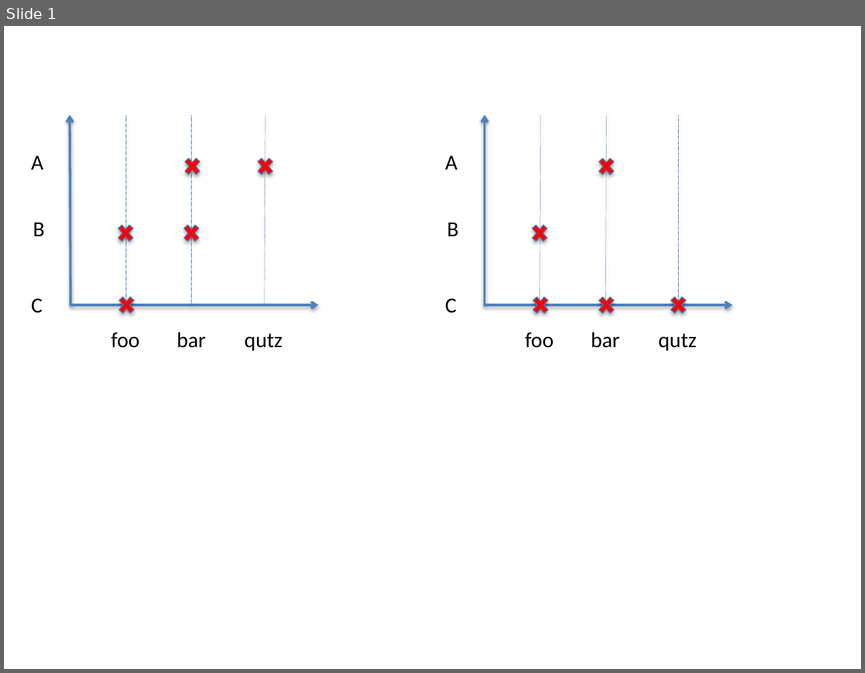
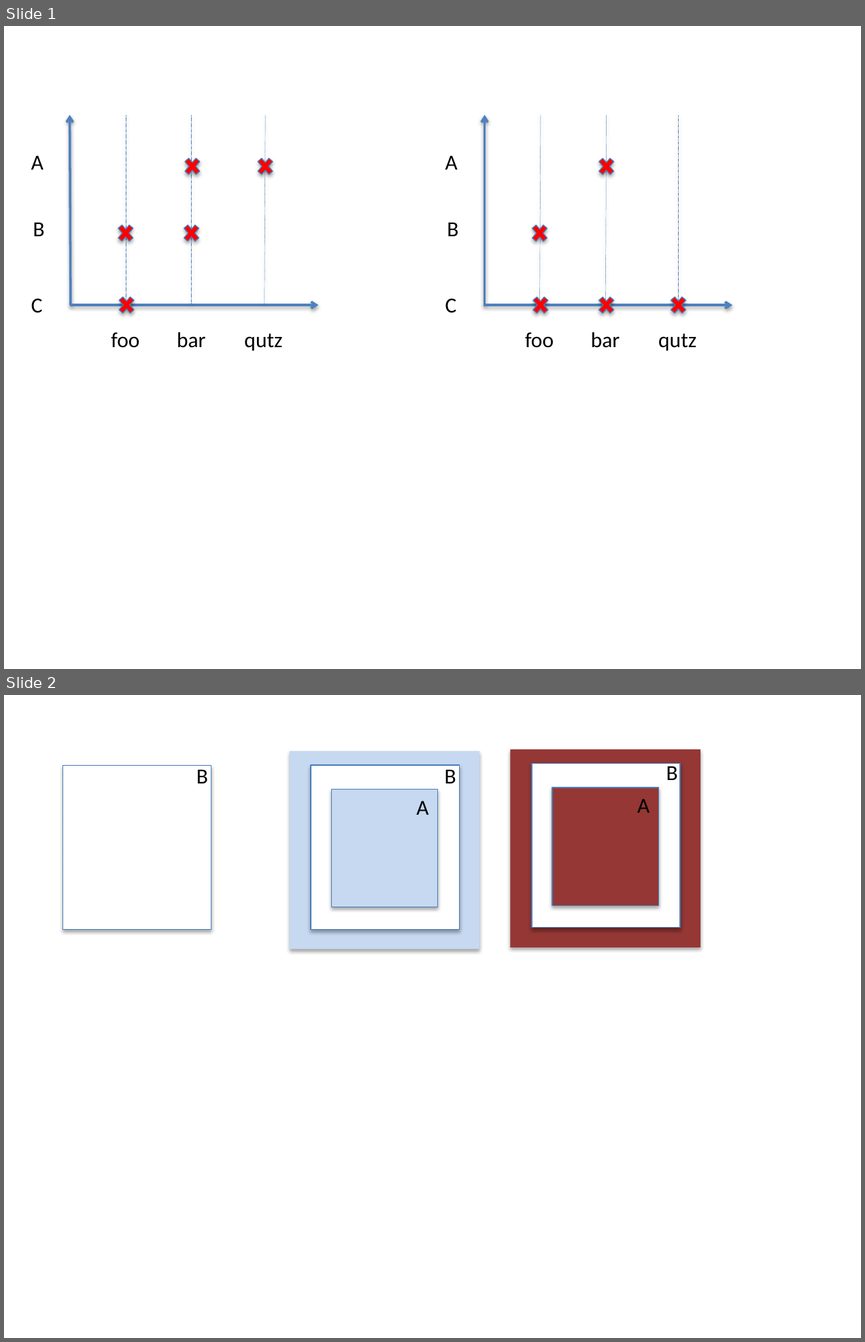
Before and after one commit to stephanenicolas/boundbox, a slide deck: assets/inheritance-flatening-schema.pptx. Shown one above the other, each under a label of ours: slide 1 before the commit, slides 1 and 2 after it. The pictures are 865x673 and 865x1342 pixels, drawn with LibreOffice and Linux fonts; fonts in the diff are those of the drawing. Boxes give left, top, right and bottom in pixels: in the first picture for what was removed or moved away, otherwise in the second. Text is boxed around its words. In the diff, an @@ line names an element or a change of style, - is before the commit and + after.

```diff
--- a/assets/inheritance-flatening-schema.pptx
+++ b/assets/inheritance-flatening-schema.pptx
@@ slide 2 added at <box>4,695,861,1338</box>, background #FFFFFF @@
@@ rectangle added at <box>290,751,479,949</box>, fill #C6D9F1 @@
@@ rectangle added at <box>511,749,700,947</box>, fill #953735 @@
@@ rectangle added at <box>62,765,211,929</box>, fill #FFFFFF, outline #4B7EBC 0.75 pt @@
@@ text added at <box>196,765,208,783</box>, 18 pt, text #000000 @@
+B
@@ rectangle added at <box>311,765,459,929</box>, fill #FFFFFF, outline #4B7EBC 0.75 pt @@
@@ text added at <box>445,765,456,783</box>, 18 pt, text #000000 @@
+B
@@ rectangle added at <box>532,764,680,927</box>, fill #FFFFFF, outline #4B7EBC 0.75 pt @@
@@ text added at <box>666,762,678,780</box>, 18 pt, text #000000 @@
+B
@@ rectangle added at <box>331,790,438,906</box>, fill #C6D9F1, outline #4B7EBC 0.75 pt @@
@@ rectangle added at <box>552,787,659,905</box>, fill #953735, outline #4B7EBC 0.75 pt @@
@@ text added at <box>416,800,428,815</box>, 18 pt, text #000000 @@
+A
@@ text added at <box>637,799,649,813</box>, 18 pt, text #000000 @@
+A
```
Also in this commit, not shown: 3 other files.
